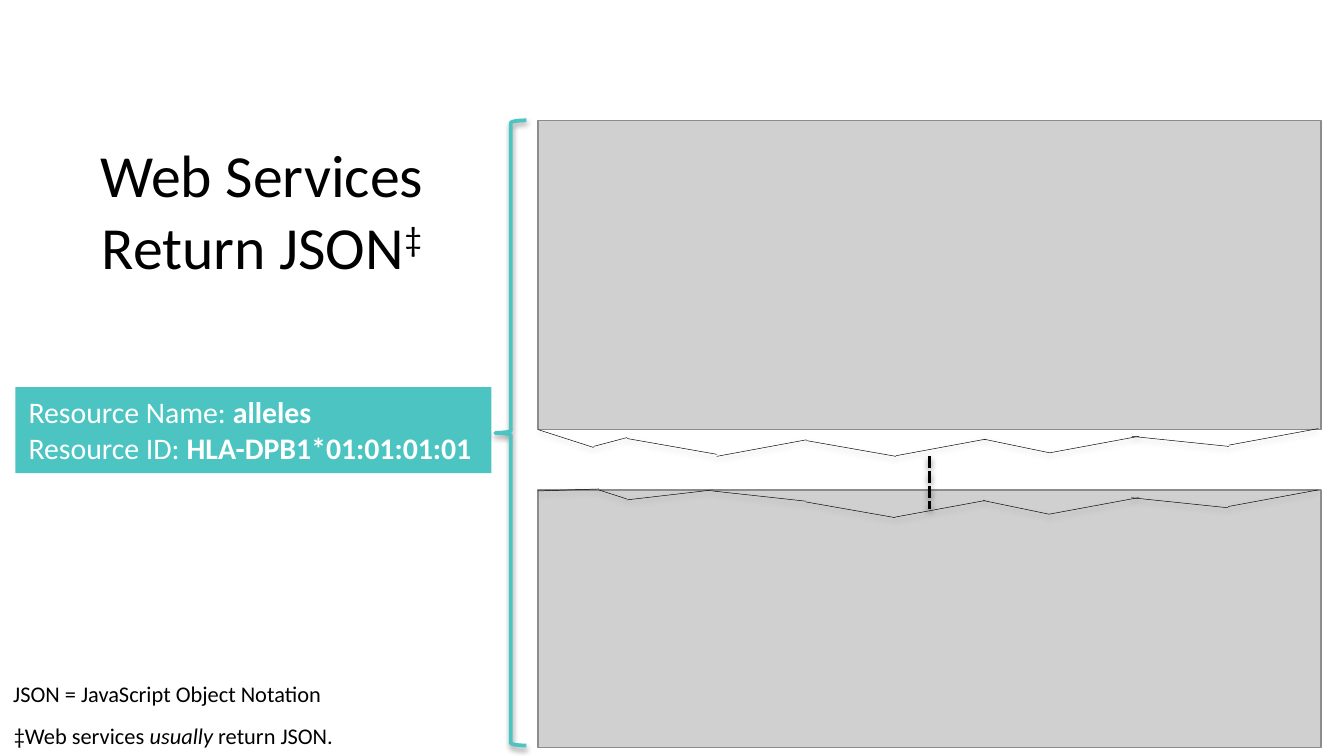
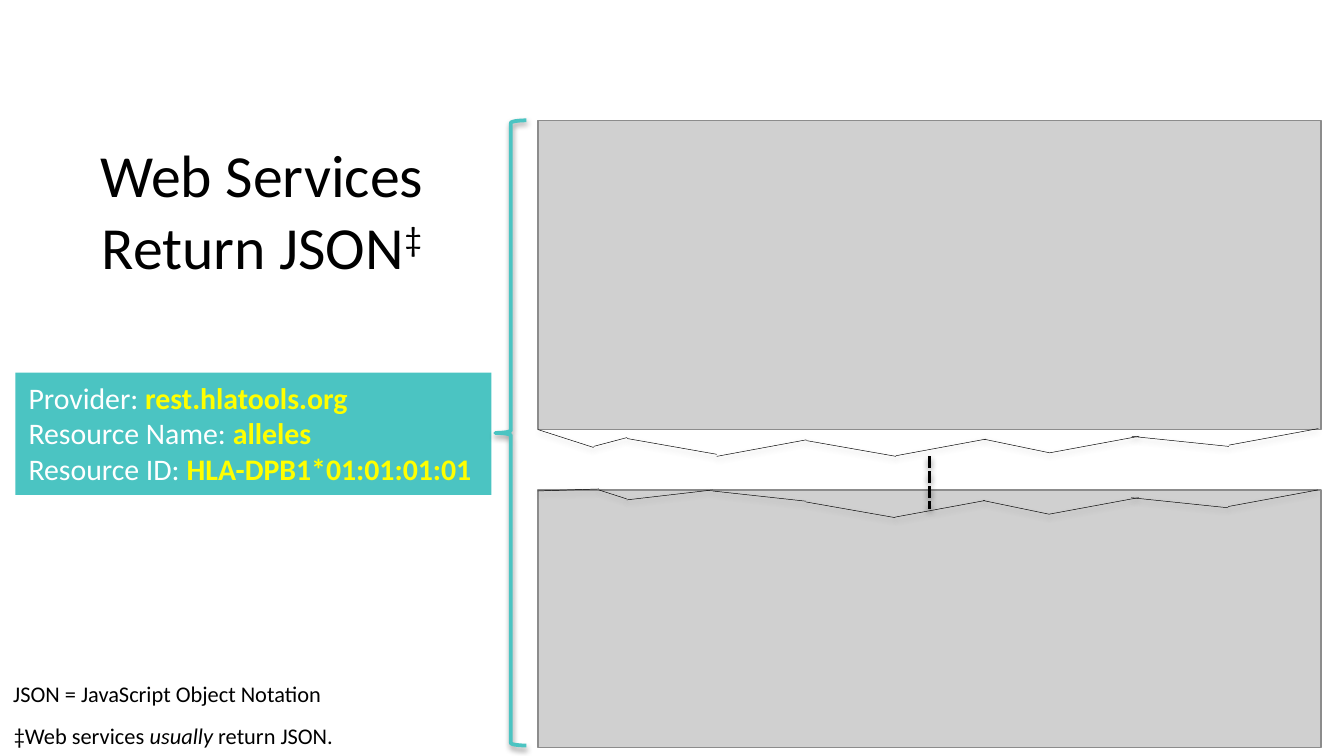
Before and after one commit to ghsmith/hladpb1, a slide deck: slide 23 of Hot_Topic_Analytics_and_Algorithms_Web_Based_Clinical_Decision_Support.pptx (slide 22 before the commit). Drawn at 1344x756 pixels with LibreOffice and Linux fonts; fonts in the diff are those of the drawing; grey boxes stand for pictures; background and template pictures are left out. Boxes give left, top, right and bottom in pixels: in the first picture for what was removed or moved away, otherwise in the second. Text is boxed around its words. In the diff, an @@ line names an element or a change of style, - is before the commit and + after.

Commit message:
PPTX update.

```diff
--- a/Hot_Topic_Analytics_and_Algorithms_Web_Based_Clinical_Decision_Support.pptx
+++ b/Hot_Topic_Analytics_and_Algorithms_Web_Based_Clinical_Decision_Support.pptx
@@ rectangle "Provider: rest.hlatools.org": place and size @@
-rectangle "Provider: rest.hlatools.org" at (15,387,491,473)
+rectangle "Provider: rest.hlatools.org" at (15,372,491,495)
@@ text in rectangle at (29,388,347,414): paragraph added @@
+Provider: rest.hlatools.org
@@ text in rectangle at (29,423,472,480): text colour #FFFFFF to #FFFF00 in "alleles", "HLA-DPB1*01:01:01:01" @@
```
Also in this commit, not shown: 3 slides added.
